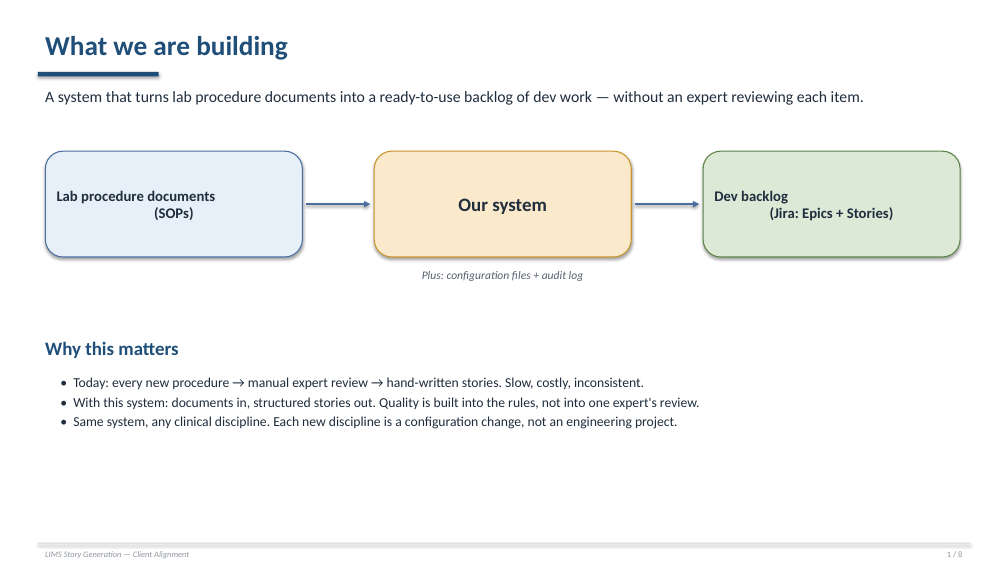
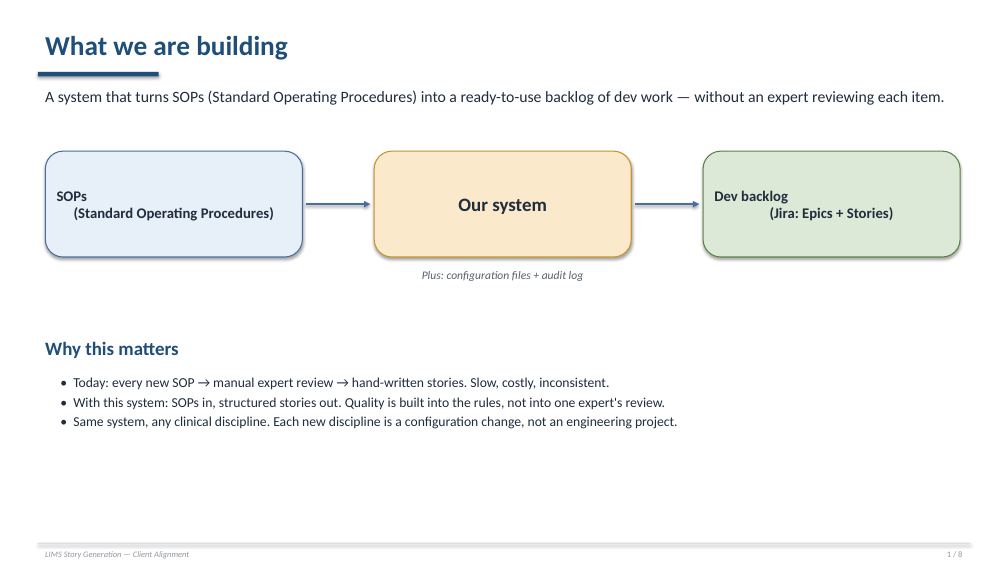
Before and after one commit to Rajneesh-Tiwari/LabReq_agent, a slide deck: slide 1 of client_alignment_deck.pptx. Drawn at 1008x567 pixels with LibreOffice and Linux fonts; fonts in the diff are those of the drawing. Boxes give left, top, right and bottom in pixels: in the first picture for what was removed or moved away, otherwise in the second. Text is boxed around its words. In the diff, an @@ line names an element or a change of style, - is before the commit and + after.

```diff
--- a/client_alignment_deck.pptx
+++ b/client_alignment_deck.pptx
@@ text at (x1=45, y1=90, x2=945, y2=105): text changed @@
-A system that turns lab procedure documents into a ready-to-use backlog of dev work — without an expert reviewing each item.
+A system that turns SOPs (Standard Operating Procedures) into a ready-to-use backlog of dev work — without an expert reviewing each item.
@@ text in rounded rectangle at (x1=57, y1=191, x2=274, y2=221): text changed @@
-Lab procedure documents
-(SOPs)
+SOPs
+(Standard Operating Procedures)
@@ text at (x1=73, y1=377, x2=666, y2=410): text changed @@
-• Today: every new procedure → manual expert review → hand-written stories. Slow, costly, inconsistent.
-• With this system: documents in, structured stories out. Quality is built into the rules, not into one expert's review.
+• Today: every new SOP → manual expert review → hand-written stories. Slow, costly, inconsistent.
+• With this system: SOPs in, structured stories out. Quality is built into the rules, not into one expert's review.
```
Also in this commit, not shown: 7 other slides changed, 1 other file.
